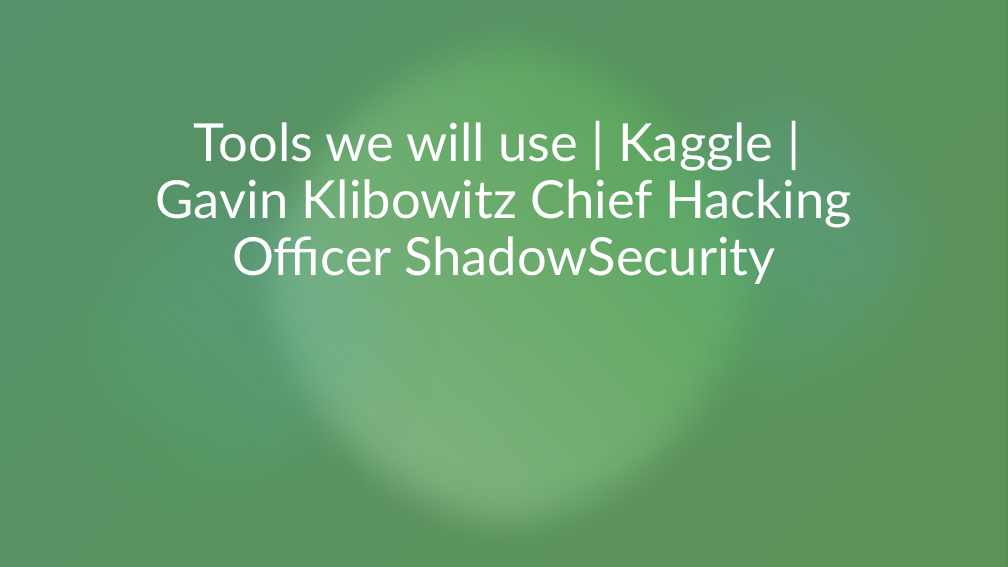
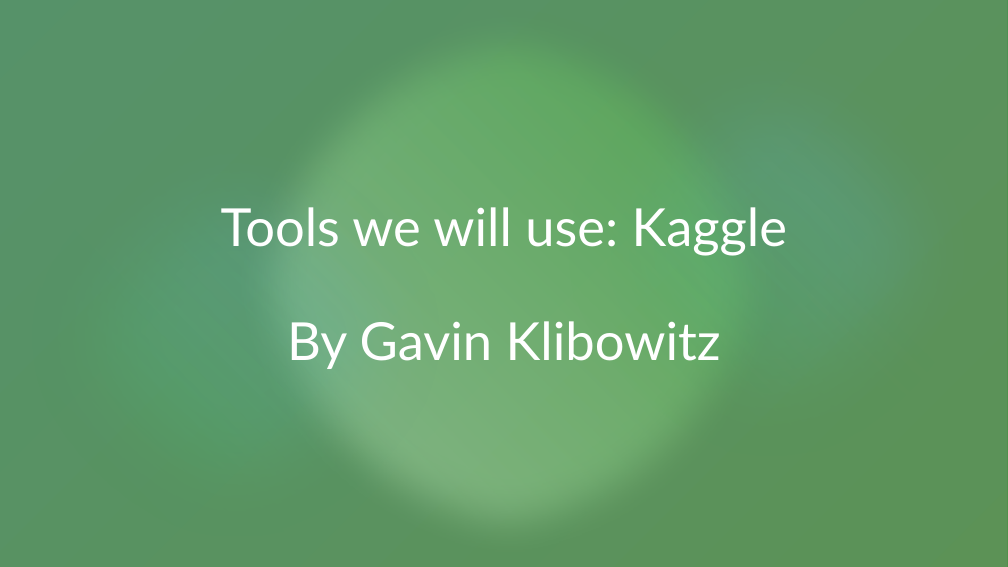
Before and after one commit to KidsWhoHack/Powerpoints, a slide deck: slide 1 of Kaggle.pptx. Drawn at 1008x567 pixels with LibreOffice and Linux fonts; fonts in the diff are those of the drawing; background and template pictures are left out; a plain dark background stands for a picture behind light text. Boxes give left, top, right and bottom in pixels: in the first picture for what was removed or moved away, otherwise in the second. Text is boxed around its words. In the diff, an @@ line names an element or a change of style, - is before the commit and + after.

```diff
--- a/Kaggle.pptx
+++ b/Kaggle.pptx
@@ title at [221, 207, 787, 369]: text changed @@
-Tools we will use | Kaggle |
-Gavin Klibowitz Chief Hacking Officer ShadowSecurity
+Tools we will use: Kaggle
+By Gavin Klibowitz
```
